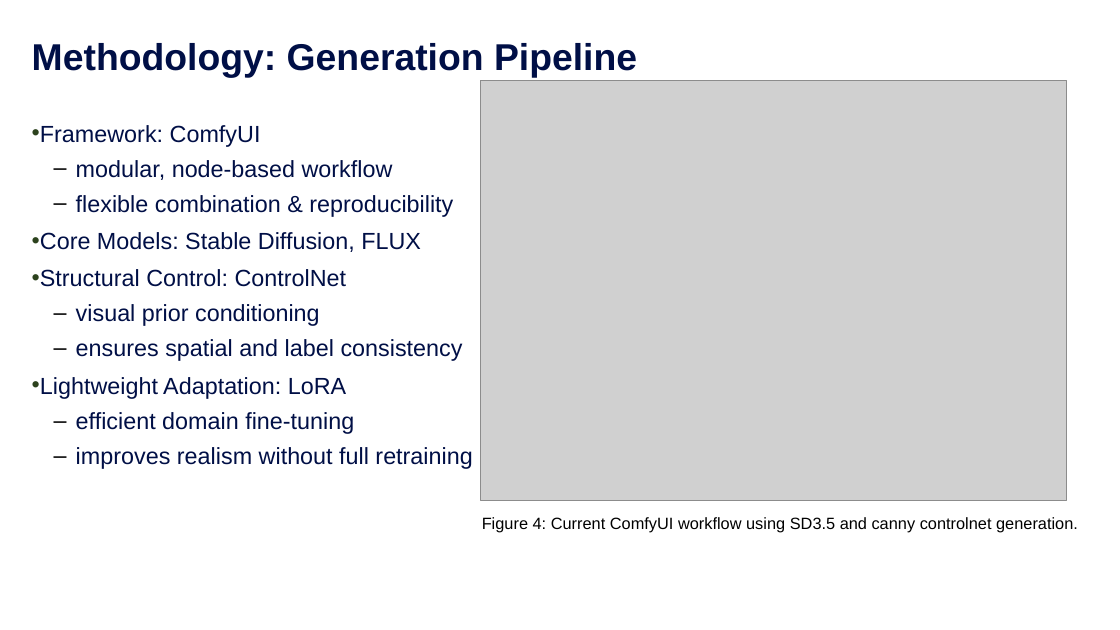
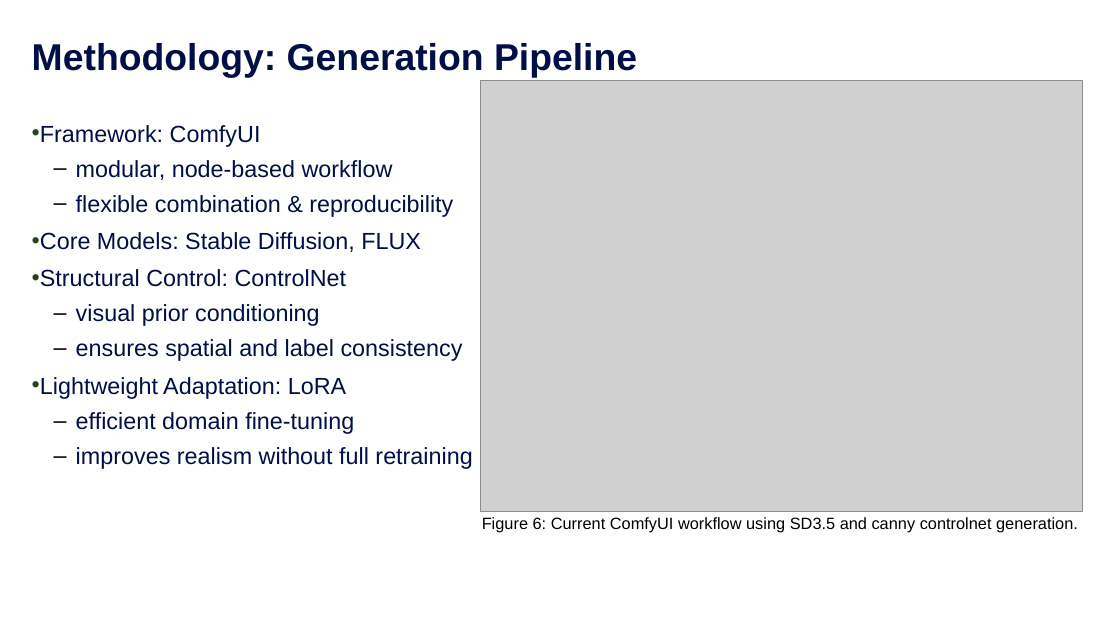
Before and after one commit to chengchengchenchen/MCS-Research-Project, a slide deck: slide 12 of doc/Presentation.pptx. Drawn at 1120x630 pixels with LibreOffice and Linux fonts; fonts in the diff are those of the drawing; grey boxes stand for pictures; background and template pictures are left out. Boxes give left, top, right and bottom in pixels: in the first picture for what was removed or moved away, otherwise in the second. Text is boxed around its words. In the diff, an @@ line names an element or a change of style, - is before the commit and + after.

```diff
--- a/doc/Presentation.pptx
+++ b/doc/Presentation.pptx
@@ picture: place and size @@
-picture at [481, 81, 1067, 501]
+picture at [481, 81, 1083, 512]
@@ text at [482, 517, 1078, 532]: text changed @@
-    Figure 4: Current ComfyUI workflow using SD3.5 and canny controlnet generation.
+    Figure 6: Current ComfyUI workflow using SD3.5 and canny controlnet generation.
```
Also in this commit, not shown: 8 other slides changed, 1 slide added, 2 slides removed, 1 other file.
